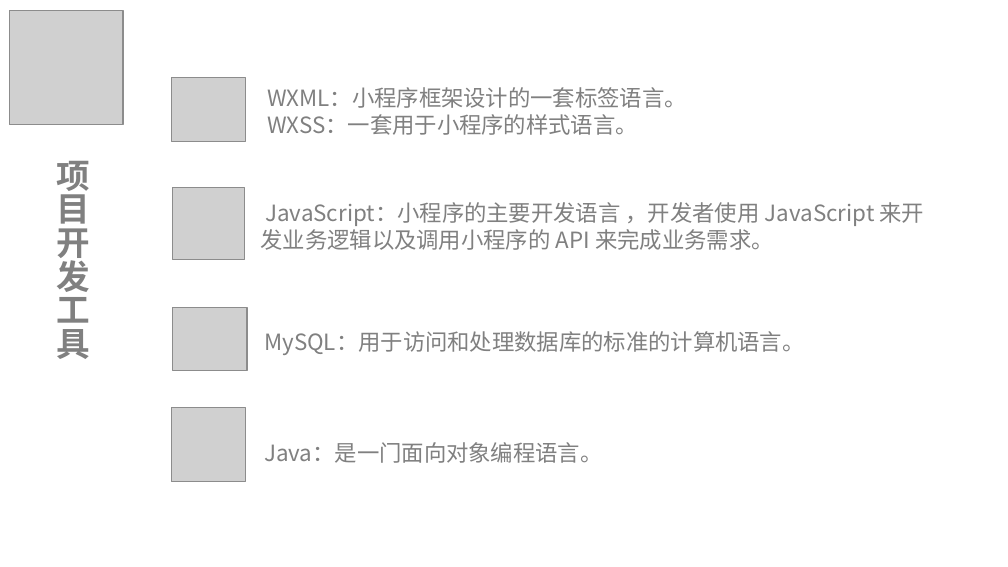
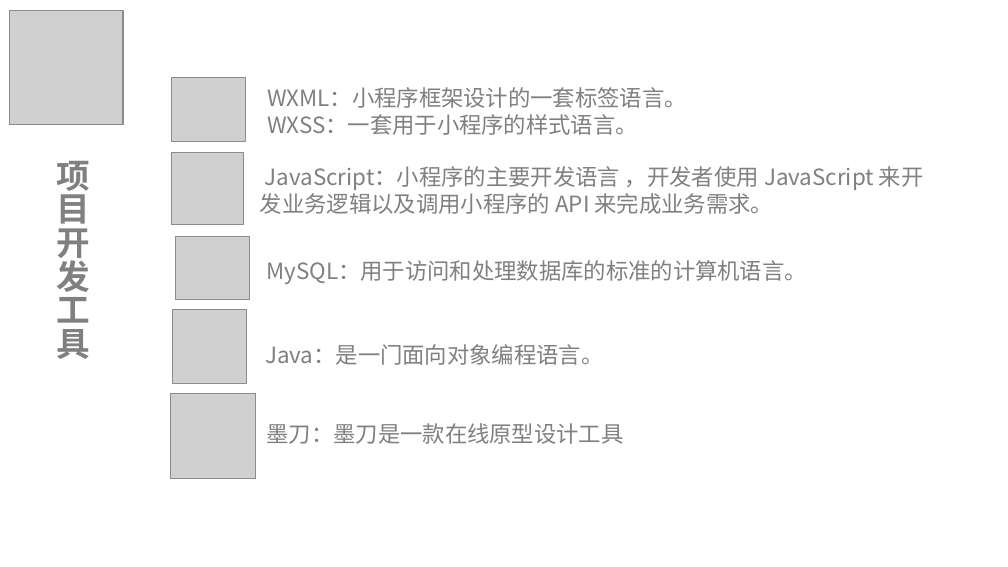
Before and after one commit to lorenzoyoung/ZUCC-Lazy-Bone, a slide deck: slide 8 of 评审PPT/SE2019春-G11_ZUCCLazyBone_项目计划/ZUCCLazyBone项目计划.pptx. Drawn at 1008x567 pixels with LibreOffice and Linux fonts; fonts in the diff are those of the drawing; grey boxes stand for pictures. Boxes give left, top, right and bottom in pixels: in the first picture for what was removed or moved away, otherwise in the second. Text is boxed around its words. In the diff, an @@ line names an element or a change of style, - is before the commit and + after.

```diff
--- a/评审PPT/SE2019春-G11_ZUCCLazyBone_项目计划/ZUCCLazyBone项目计划.pptx
+++ b/评审PPT/SE2019春-G11_ZUCCLazyBone_项目计划/ZUCCLazyBone项目计划.pptx
@@ picture: place and size @@
-picture at [172,187,245,260]
+picture at [172,152,245,225]
@@ text "JavaScript：小程序的主要开发语言 ，开发者使用 JavaScript 来开发业务逻辑以及调用小程序的 API ...": place and size @@
-text "JavaScript：小程序的主要开发语言 ，开发者使用 JavaScript 来开发业务逻辑以及调用小程序的 API ..." at [260,202,925,250]
+text "JavaScript：小程序的主要开发语言 ，开发者使用 JavaScript 来开发业务逻辑以及调用小程序的 API ..." at [260,166,924,214]
@@ picture: place and size @@
-picture at [173,307,248,371]
+picture at [175,236,250,299]
@@ text "MySQL：用于访问和处理数据库的标准的计算机语言。": place and size @@
-text "MySQL：用于访问和处理数据库的标准的计算机语言。" at [264,331,804,355]
+text "MySQL：用于访问和处理数据库的标准的计算机语言。" at [267,260,807,284]
@@ picture: place and size @@
-picture at [171,408,245,482]
+picture at [172,309,246,383]
@@ text "Java：是一门面向对象编程语言。": place and size @@
-text "Java：是一门面向对象编程语言。" at [264,442,602,463]
+text "Java：是一门面向对象编程语言。" at [265,344,603,365]
@@ picture added at [170,393,256,479] @@
@@ text added at [267,423,624,444], 16 pt, text #808080 @@
+墨刀：墨刀是一款在线原型设计工具
```
Also in this commit, not shown: 2 other slides changed, 3 slides added, 8 other files.
